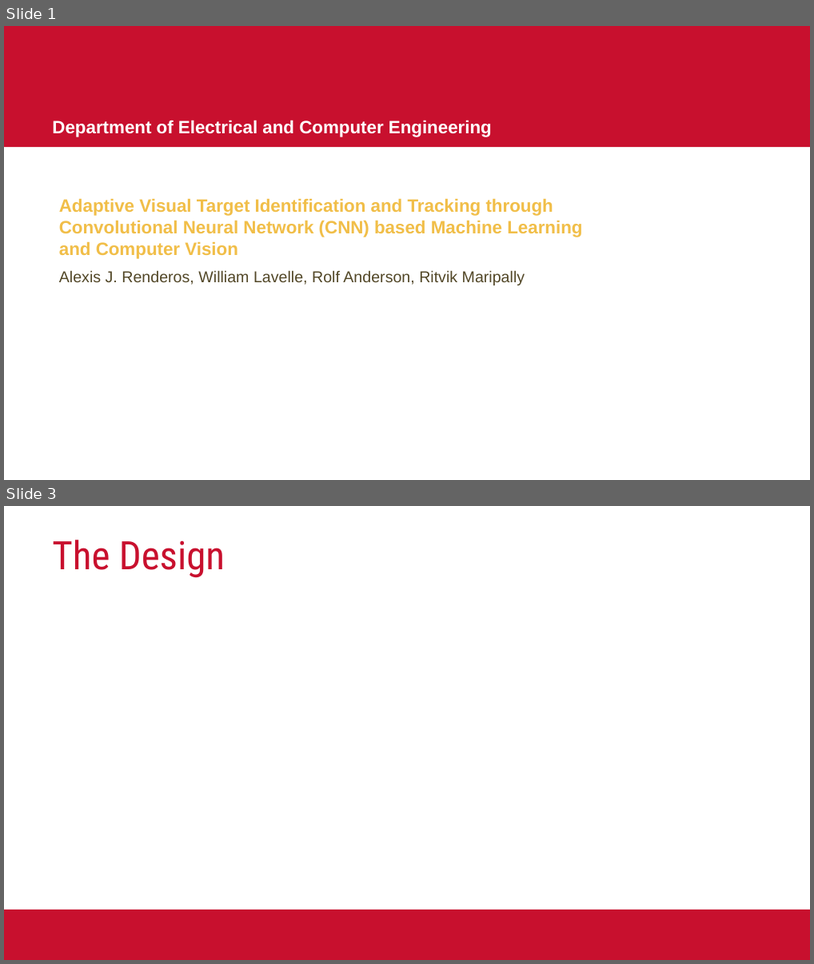
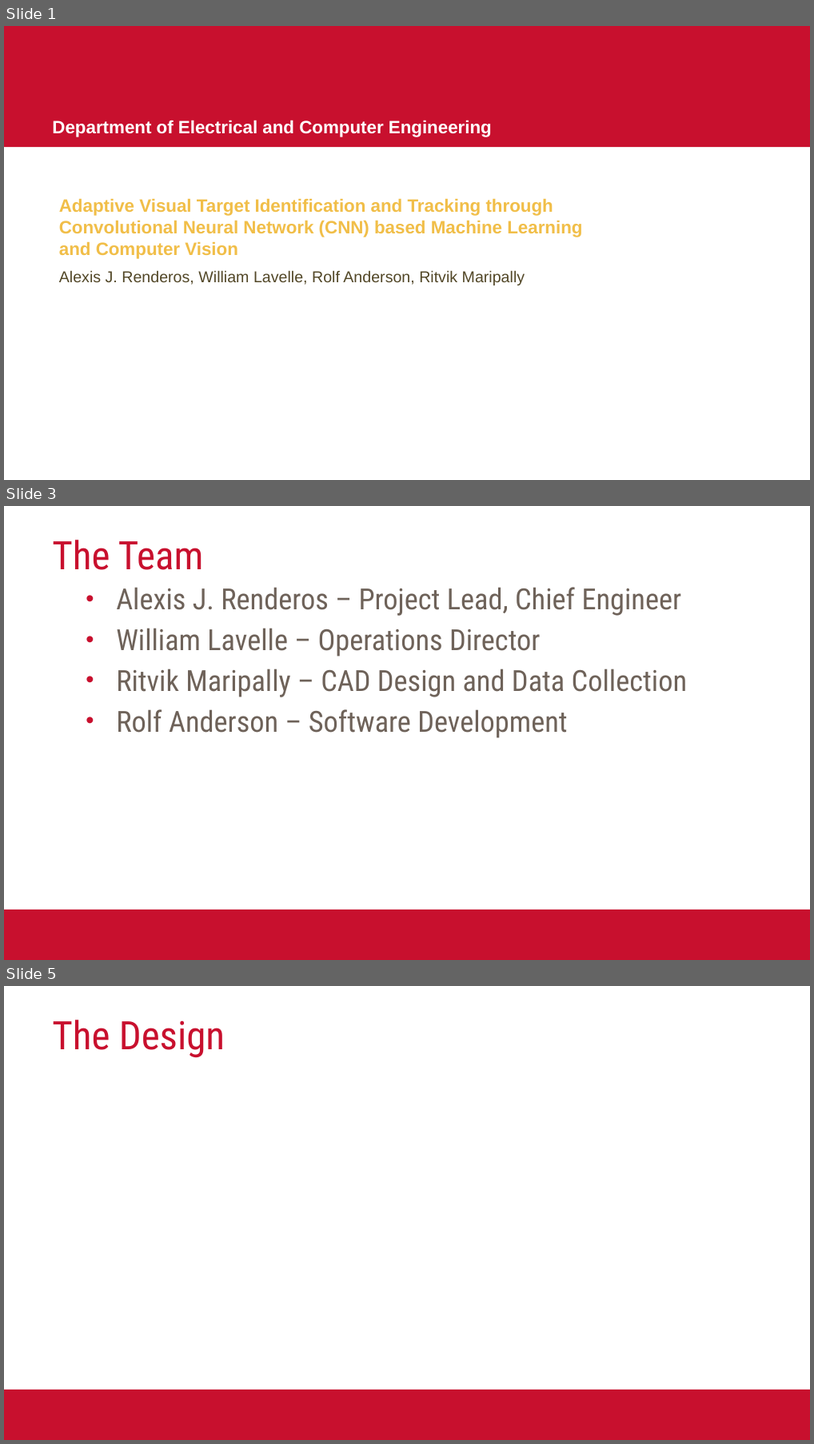
Before and after one commit to cpre186-2019/lifedrinker, a slide deck: ResearchPresentation.pptx. Shown one above the other, each under a label of ours: slides 1 and 3 before the commit, slides 1, 3 and 5 after it; the slides between them are not shown. The pictures are 814x964 and 814x1444 pixels, drawn with LibreOffice and Linux fonts; fonts in the diff are those of the drawing; background and template pictures are left out. Boxes give left, top, right and bottom in pixels: in the first picture for what was removed or moved away, otherwise in the second. Text is boxed around its words. In the diff, an @@ line names an element or a change of style, - is before the commit and + after.

Commit message:
More poster things ;-; -Alexis

```diff
--- a/ResearchPresentation.pptx
+++ b/ResearchPresentation.pptx
@@ slide 3 added at (4, 506, 810, 960), background #FFFFFF; not listed: 1 template element that a slide beside it also shows @@
@@ title added at (52, 540, 203, 570), 35 pt, text #C8102E @@
+The Team
@@ text added at (116, 587, 687, 738), 26 pt, text #6E6259 @@
+• Alexis J. Renderos – Project Lead, Chief Engineer
+• William Lavelle – Operations Director
+• Ritvik Maripally – CAD Design and Data Collection
+• Rolf Anderson – Software Development
@@ what was slide 3 is now slide 5 @@
```
Also in this commit, not shown: 4 other slides added, 1 slide removed.
